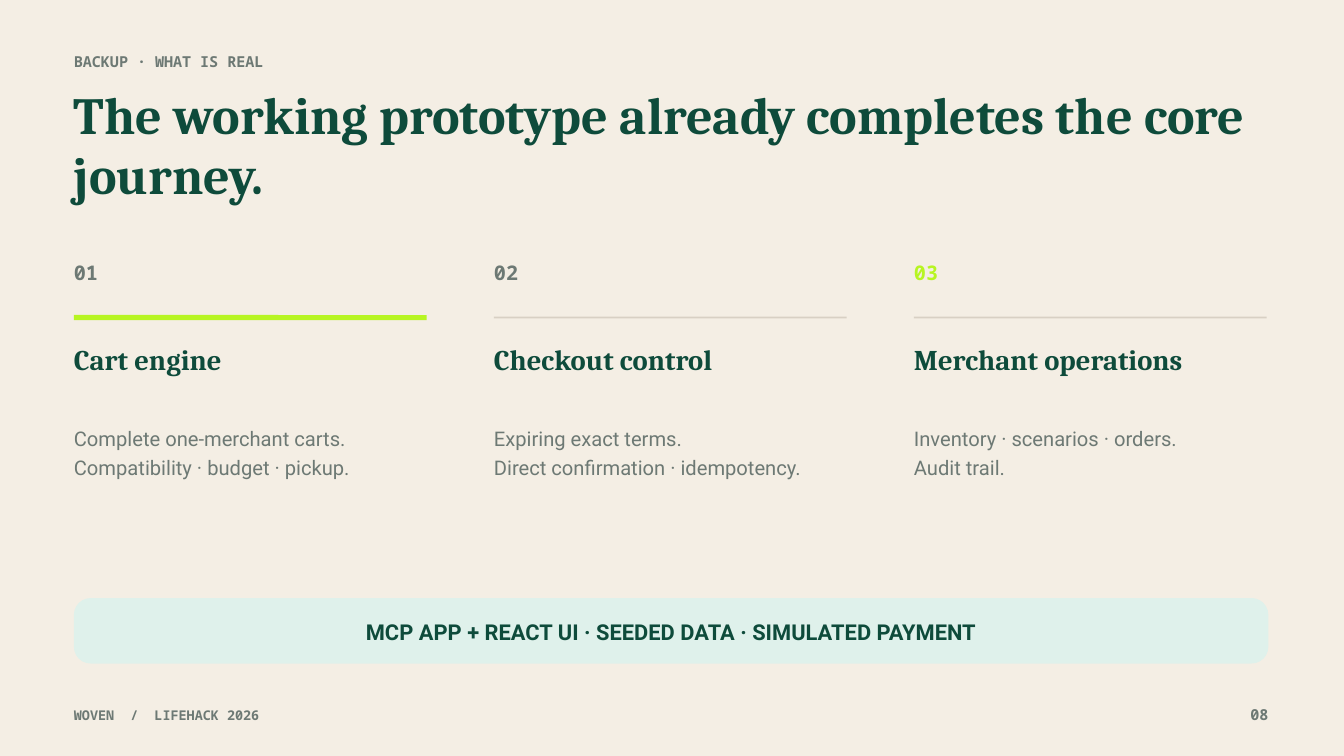
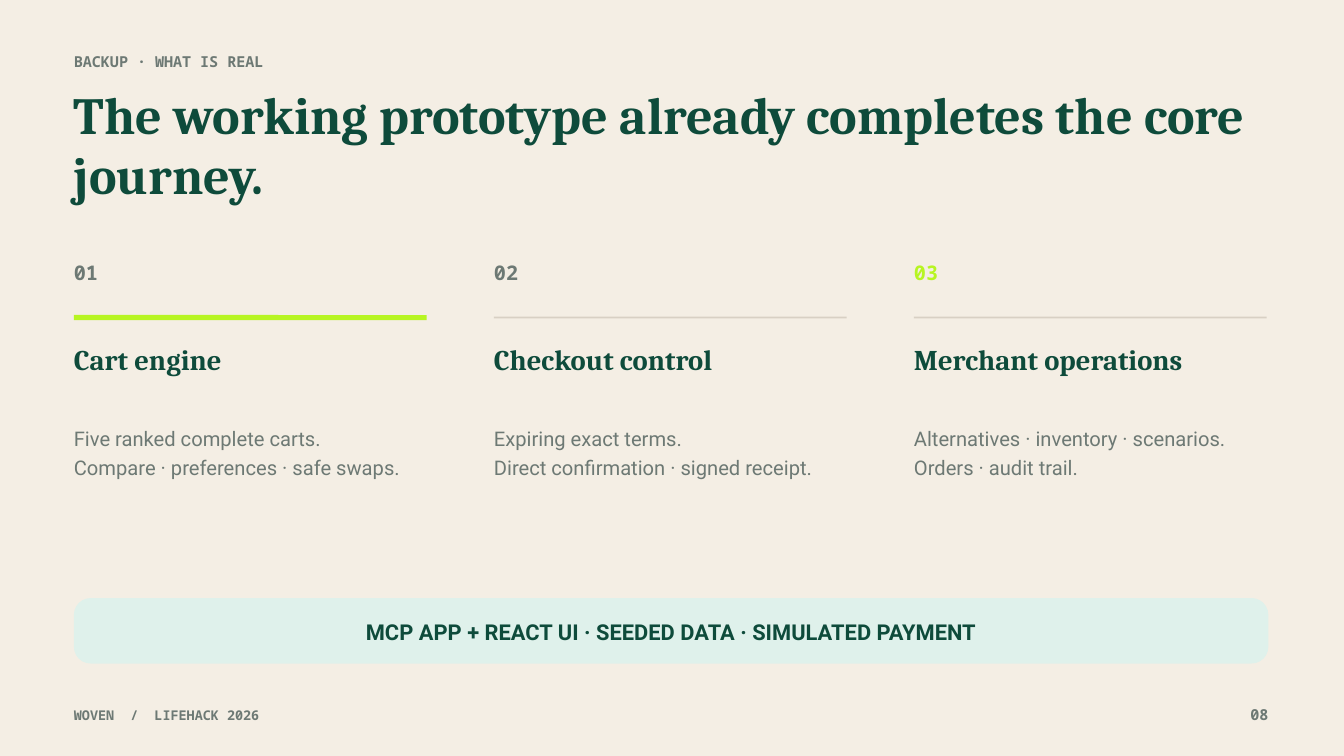
Before and after one commit to Ducksss/LifeHack-2026, a slide deck: slide 8 of docs/Woven-Hackathon-Pitch.pptx. Drawn at 1344x756 pixels with LibreOffice and Linux fonts; fonts in the diff are those of the drawing. Boxes give left, top, right and bottom in pixels: in the first picture for what was removed or moved away, otherwise in the second. Text is boxed around its words. In the diff, an @@ line names an element or a change of style, - is before the commit and + after.

Commit message:
archive(chore): preserve choice-suite stash
Archive the exact 30 August choice-suite stash before local repository cleanup. A later preservation branch exists, but this retains the original snapshot independently.

```diff
--- a/docs/Woven-Hackathon-Pitch.pptx
+++ b/docs/Woven-Hackathon-Pitch.pptx
@@ text at <box>74,431,400,479</box>: text changed @@
-Complete one-merchant carts.
-Compatibility · budget · pickup.
+Five ranked complete carts.
+Compare · preferences · safe swaps.
@@ text at <box>494,431,812,479</box>: text changed @@
-Expiring exact terms.
-Direct confirmation · idempotency.
+Expiring exact terms.
+Direct confirmation · signed receipt.
@@ text at <box>914,431,1226,475</box>: text changed @@
-Inventory · scenarios · orders.
-Audit trail.
+Alternatives · inventory · scenarios.
+Orders · audit trail.
```
Also in this commit, not shown: 3 other slides changed, 37 other files.
